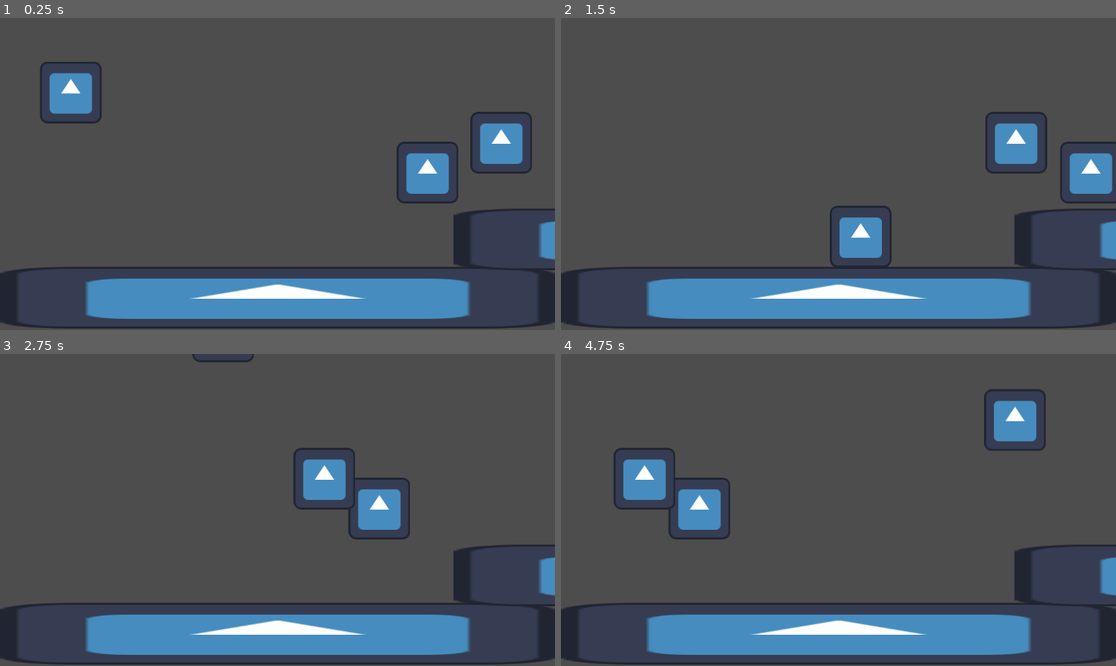
Above: before the commit, frames 1-4 (two rows, left to right).
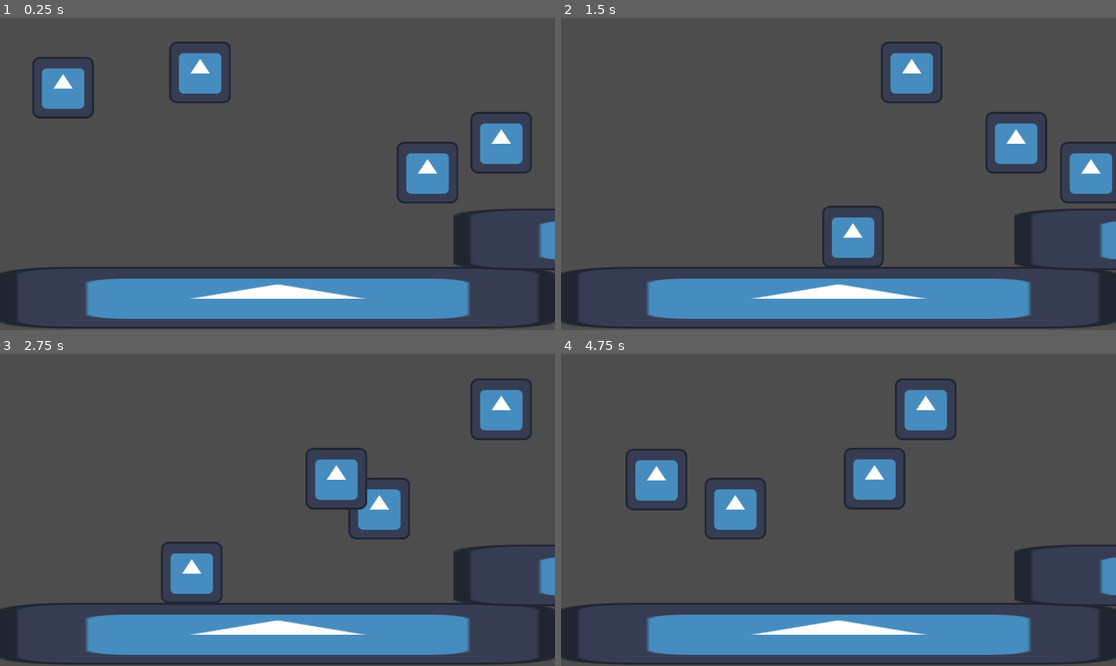
Above: after the commit, the same moments.

Repository: Starg0ne/CGJ-Ubuntu-Cheval-
Game: Godot game, scene res://scenes/level.tscn
Two runs of this game, one before a commit and one after it. Both use one fixed random seed, a clock stepped at 60 frames per second and the inputs below. The engine's default icon, where the game draws it, is replaced by a stand-in: a white triangle on a blue panel in a dark square.
Inputs:
- Up to frame 1 (0.25 s): no input
- Up to frame 2 (1.5 s): tap Enter (ui_accept) at 0.5, 0.77 s; hold Right (ui_right) from 0.53 s (still down)
- Up to frame 3 (2.75 s): tap Enter (ui_accept) at 1.52 s; release Right (ui_right) at 2.03 s; hold Left (ui_left) from 2.03 s (still down)
- Up to frame 4 (4.75 s): release Left (ui_left) at 2.78 s; hold Right (ui_right) 2.78-4.28 s; tap Enter (ui_accept) at 3.02, 3.77, 4.52 s; hold Left (ui_left) from 4.28 s (still down)

The runs differ from the first frame. In frame 1, 2.6% of the frame differs, in the area x 5-42%, y 7-34%; in frame 2, 2.1%; in frame 3, 3.8%; in frame 4, 7.0%, in the area x 9-88%, y 7-60%.

Commit message:
systeme de vie

Diff:
--- a/ennemie.gd
+++ b/ennemie.gd
@@ -1,12 +1,30 @@
 extends CharacterBody2D
+class_name Enemy
 
-@export var speed = 250.0 # Vitesse de l'ennemie
+@export var speed = 250.0 # Vitesse en pixels par seconde
 var direction = 1  # 1 = droite, -1 = gauche
 
+@onready var sprite = $Sprite2D
+@onready var player = $"../Player"
+
+
 func _physics_process(delta):
-	velocity.x = direction * speed * delta
+	velocity.x = direction * speed
+	velocity.y = 0
+	move_and_slide()
+	#var collision = move_and_collide(velocity * delta)
+	var nbcoll = get_slide_collision_count()
+	for i in range(nbcoll):
+		var c= get_slide_collision(i)
+		var coll = c.get_collider()
+		if coll is Player:
+			if coll.has_method("recevoir_degats"):
+				player.recevoir_degats(1)
+			else:
+				player.vie -= 1
 
-	move_and_collide(velocity) #Déplacement
+
+
 
 	if (position.x > 1000): # Borne Droite
 		direction = -1
--- a/scenes/level.tscn
+++ b/scenes/level.tscn
@@ -34,13 +34,20 @@
 shape = SubResource("RectangleShape2D_2q6dc")
 
 [node name="Player" parent="." instance=ExtResource("2_w7c3h")]
-position = Vector2(147, 126)
+position = Vector2(131, 116)
 collision_mask = 254
 
 [node name="Ennemie" parent="." instance=ExtResource("3_w8frs")]
 position = Vector2(677, 229)
 collision_layer = 2
+speed = 250.0
 
 [node name="Ennemie2" parent="." instance=ExtResource("3_w8frs")]
 position = Vector2(830, 167)
 collision_layer = 2
+speed = 250.0
+
+[node name="Ennemie3" parent="." instance=ExtResource("3_w8frs")]
+position = Vector2(205, 21)
+collision_layer = 2
+speed = 250.0
--- a/scenes/player.gd
+++ b/scenes/player.gd
@@ -1,9 +1,11 @@
 extends CharacterBody2D
-
+class_name Player
 
 const SPEED = 500.0
 const JUMP_VELOCITY = -1000.0
 
+@export var vie: int = 3
+var invincible = false
 
 func _physics_process(delta: float) -> void:
 	# Add the gravity.
@@ -23,3 +25,19 @@
 		velocity.x = move_toward(velocity.x, 0, SPEED)
 
 	move_and_slide()
+
+
+func recevoir_degats(quantite):
+	if invincible == false:
+		vie -= quantite
+		print("Aïe ! Vie restante : ", vie)
+		invincible = true
+		await get_tree().create_timer(1.0).timeout
+		invincible = false
+	if vie <= 0:
+		mourir()
+
+
+func mourir():
+	print("Game Over")
+	get_tree().reload_current_scene()
--- a/scenes/player.tscn
+++ b/scenes/player.tscn
@@ -7,6 +7,8 @@
 size = Vector2(128, 130)
 
 [node name="Player" type="CharacterBody2D"]
+collision_mask = 2
+platform_floor_layers = 4294967292
 script = ExtResource("1_g2els")
 
 [node name="Sprite2D" type="Sprite2D" parent="."]
Not shown: 1 places in scenes/level.tscn that only renumber resources
